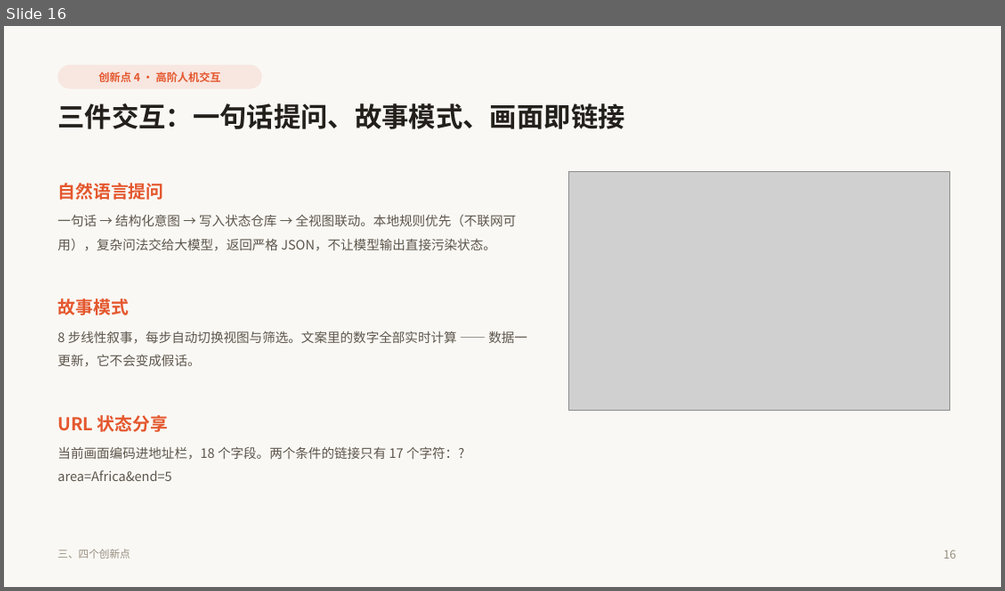
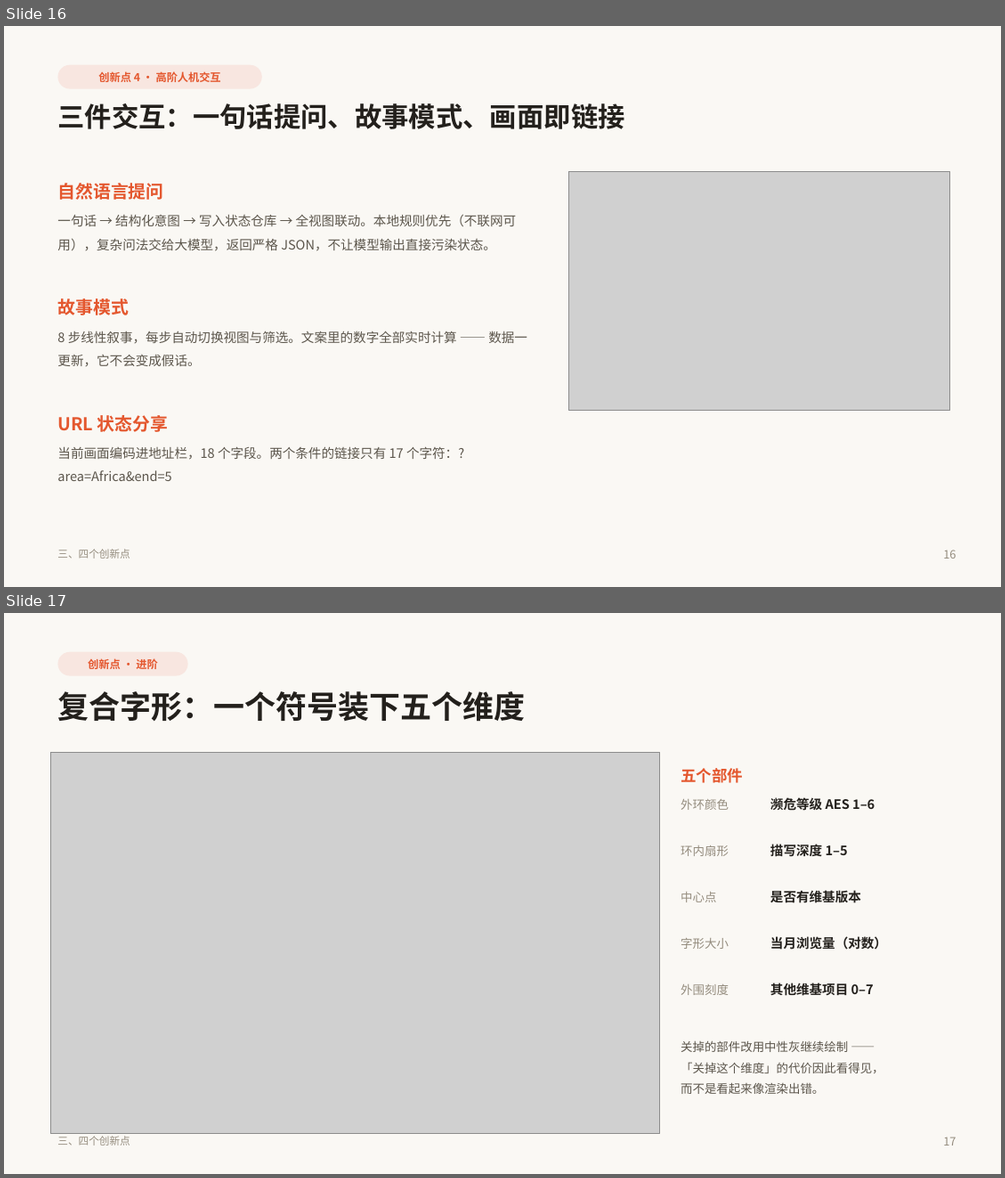
Before and after one commit to quvro/world-language-vitality-map, a slide deck: paper/世界语言赛博活力图谱_答辩PPT.pptx. Shown one above the other, each under a label of ours: slide 16 before the commit, slides 16 and 17 after it. The pictures are 1005x591 and 1005x1178 pixels, drawn with LibreOffice and Linux fonts; fonts in the diff are those of the drawing; grey boxes stand for pictures. Boxes give left, top, right and bottom in pixels: in the first picture for what was removed or moved away, otherwise in the second. Text is boxed around its words. In the diff, an @@ line names an element or a change of style, - is before the commit and + after.

```diff
--- a/paper/世界语言赛博活力图谱_答辩PPT.pptx
+++ b/paper/世界语言赛博活力图谱_答辩PPT.pptx
@@ slide 17 added at [4, 613, 1001, 1174], background #FAF8F4 @@
@@ rounded rectangle added at [57, 652, 188, 676], fill #F8E6E0, 10.5 pt, text #E4572E, bold @@
+创新点 · 进阶
@@ text added at [57, 691, 525, 721], 30 pt, text #23201C, bold @@
+复合字形：一个符号装下五个维度
@@ picture added at [50, 752, 660, 1133] @@
@@ text added at [680, 768, 743, 783], 15 pt, text #E4572E, bold @@
+五个部件
@@ text added at [680, 799, 728, 810], 11.5 pt, text #948C7E @@
+外环颜色
@@ text added at [770, 796, 874, 813], 12.5 pt, text #23201C, bold @@
+濒危等级 AES 1–6
@@ text added at [680, 845, 728, 856], 11.5 pt, text #948C7E @@
+环内扇形
@@ text added at [770, 844, 848, 856], 12.5 pt, text #23201C, bold @@
+描写深度 1–5
@@ text added at [680, 892, 716, 902], 11.5 pt, text #948C7E @@
+中心点
@@ text added at [770, 890, 861, 902], 12.5 pt, text #23201C, bold @@
+是否有维基版本
@@ text added at [680, 938, 728, 949], 11.5 pt, text #948C7E @@
+字形大小
@@ text added at [770, 936, 887, 949], 12.5 pt, text #23201C, bold @@
+当月浏览量（对数）
@@ text added at [680, 984, 728, 995], 11.5 pt, text #948C7E @@
+外围刻度
@@ text added at [770, 982, 874, 996], 12.5 pt, text #23201C, bold @@
+其他维基项目 0–7
@@ text added at [680, 1040, 883, 1094], 11.5 pt, text #5C564C @@
+关掉的部件改用中性灰继续绘制 ——
+「关掉这个维度」的代价因此看得见，
+而不是看起来像渲染出错。
@@ text added at [57, 1135, 129, 1145], 10 pt, text #948C7E @@
+三、四个创新点
@@ text added at [943, 1136, 955, 1145], 11 pt, text #948C7E @@
+17
```
Also in this commit, not shown: 4 slides changed, 2 other slides added, 9 other files.
